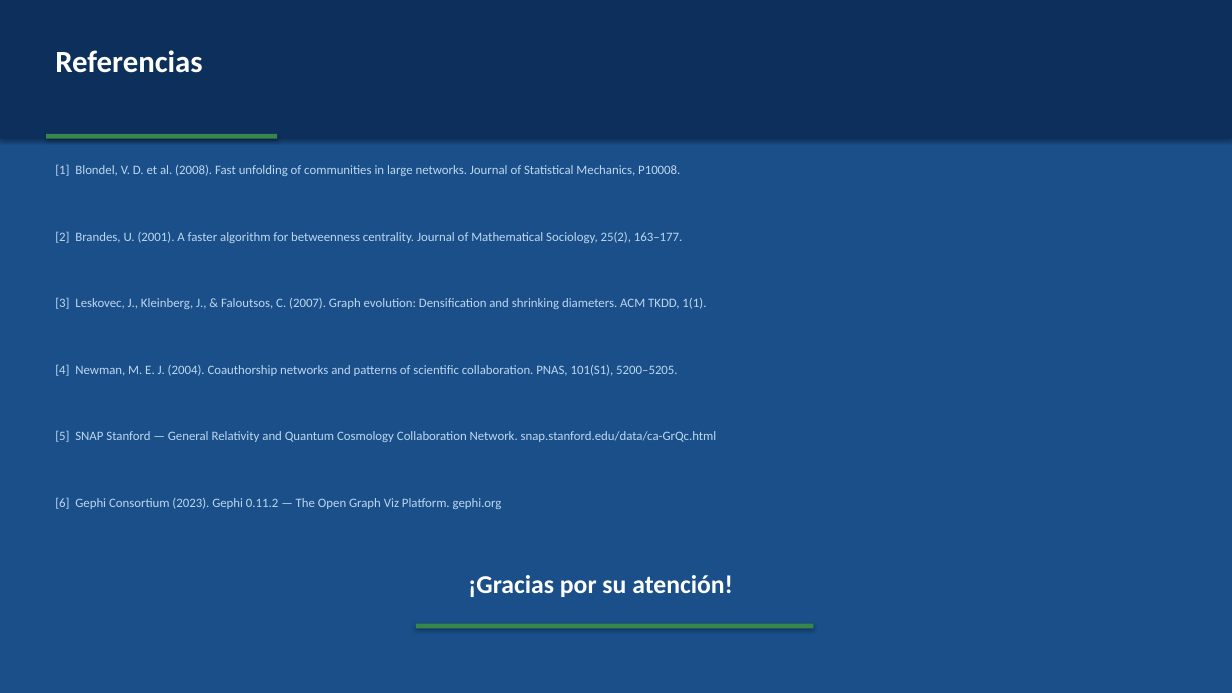
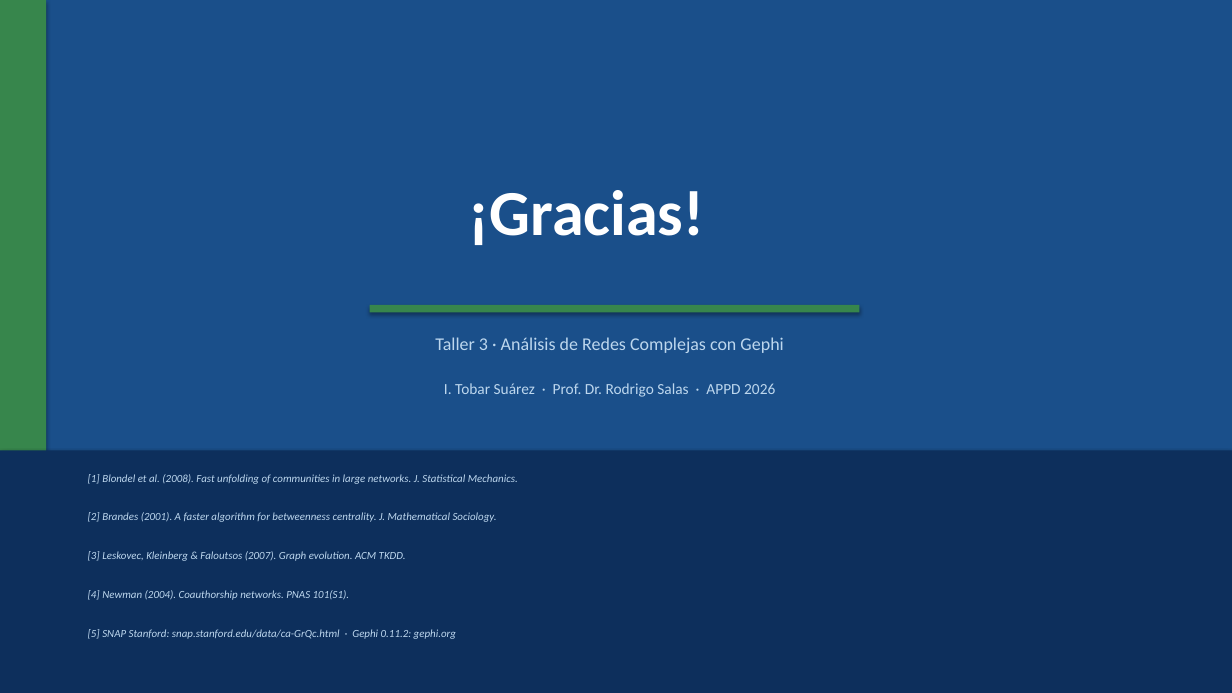
Before and after one commit to itsnaacho/TALLER-, a slide deck: slide 12 of Taller3_Presentacion.pptx (slide 13 before the commit). Drawn at 1232x693 pixels with LibreOffice and Linux fonts; fonts in the diff are those of the drawing. Boxes give left, top, right and bottom in pixels: in the first picture for what was removed or moved away, otherwise in the second. Text is boxed around its words. In the diff, an @@ line names an element or a change of style, - is before the commit and + after.

```diff
--- a/Taller3_Presentacion.pptx
+++ b/Taller3_Presentacion.pptx
@@ rectangle added at [0,0,46,693], fill #37864C @@
@@ text removed at [55,50,202,73] @@
-Referencias
@@ rectangle removed at [46,134,277,139] @@
@@ text added at [469,190,704,245], 50 pt, text #FFFFFF, bold @@
+¡Gracias!
@@ rectangle: place and size @@
-rectangle at [416,624,813,628]
+rectangle at [370,305,860,312]
@@ text added at [435,337,783,353], 14 pt, text #BDD7EE @@
+Taller 3 · Análisis de Redes Complejas con Gephi
@@ text removed at [55,364,678,376] @@
-[4] Newman, M. E. J. (2004). Coauthorship networks and patterns of scientific collaboration. PNAS, 101(S1), 5200–5205.
@@ text at [444,383,775,397]: text changed; size 10 to 12 pt @@
-[3] Leskovec, J., Kleinberg, J., & Faloutsos, C. (2007). Graph evolution: Densification and shrinking diameters. ACM TKDD, 1(1).
+I. Tobar Suárez · Prof. Dr. Rodrigo Salas · APPD 2026
@@ rectangle: place and size @@
-rectangle at [0,0,1232,139]
+rectangle at [0,451,1232,693]
@@ text at [88,474,518,484]: text changed; size 10 to 8.5 pt; italic on @@
-[1] Blondel, V. D. et al. (2008). Fast unfolding of communities in large networks. Journal of Statistical Mechanics, P10008.
+[1] Blondel et al. (2008). Fast unfolding of communities in large networks. J. Statistical Mechanics.
@@ text at [88,512,497,522]: text changed; size 10 to 8.5 pt; italic on @@
-[2] Brandes, U. (2001). A faster algorithm for betweenness centrality. Journal of Mathematical Sociology, 25(2), 163–177.
+[2] Brandes (2001). A faster algorithm for betweenness centrality. J. Mathematical Sociology.
@@ text at [88,551,406,561]: text changed; size 10 to 8.5 pt; italic on @@
-[6] Gephi Consortium (2023). Gephi 0.11.2 — The Open Graph Viz Platform. gephi.org
+[3] Leskovec, Kleinberg & Faloutsos (2007). Graph evolution. ACM TKDD.
@@ text at [88,590,349,600]: text changed; size 20 to 8.5 pt; text colour #FFFFFF to #BDD7EE; bold off; italic on @@
-¡Gracias por su atención!
+[4] Newman (2004). Coauthorship networks. PNAS 101(S1).
@@ text at [88,629,456,639]: text changed; size 10 to 8.5 pt; italic on @@
-[5] SNAP Stanford — General Relativity and Quantum Cosmology Collaboration Network. snap.stanford.edu/data/ca-GrQc.html
+[5] SNAP Stanford: snap.stanford.edu/data/ca-GrQc.html · Gephi 0.11.2: gephi.org
```
Also in this commit, not shown: 9 other slides changed, 2 slides added, 3 slides removed, 1 other file.
